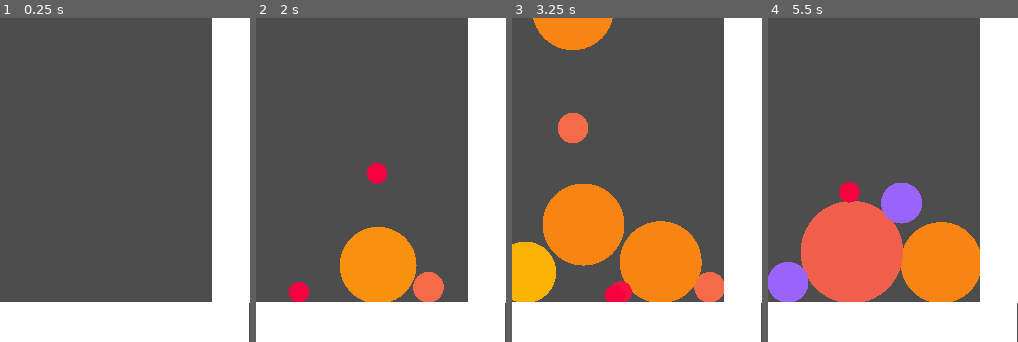
Above: before the commit, frames 1-4 (left to right).
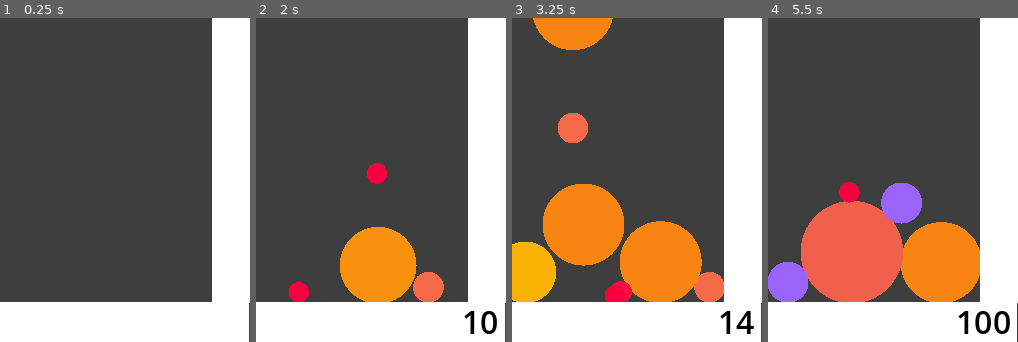
Above: after the commit, the same moments.

Repository: jamchen/melon_game
Game: Godot game, scene res://main.tscn
The game is run twice, just before and just after one commit, with the same random seed, the same clock (stepped at 60 frames per second) and the same inputs.
Inputs (mouse positions are % of the whole screen's width and height, from its top left):
- Up to frame 1 (0.25 s): no input
- Up to frame 2 (2 s): tap Enter at 0.5 s; move the mouse to (72, 45) at 0.52 s; hold I 0.53-1.28 s; click (72, 45) at 0.67 s; move the mouse to (30, 55) at 1.27 s; tap I at 1.35 s; click (30, 55) at 1.42 s
- Up to frame 3 (3.25 s): move the mouse to (60, 28) at 2.02 s; hold I 2.03-2.78 s; click (60, 28) at 2.17 s; move the mouse to (45, 70) at 2.77 s; tap I at 2.85 s; click (45, 70) at 2.92 s
- Up to frame 4 (5.5 s): move the mouse to (80, 65) at 3.52 s; hold I 3.53-4.28 s; click (80, 65) at 3.67 s; move the mouse to (20, 35) at 4.27 s; tap I at 4.35 s; click (20, 35) at 4.42 s; move the mouse to (55, 50) at 5.02 s; hold I from 5.03 s (still down); click (55, 50) at 5.17 s
The pictures show only the part of the screen within x 48-98%, y 49-99%; the shares and areas given below are measured in that part.

The runs differ from the first frame. In frame 2, 0.5% of the frame differs, in the area x 83-97%, y 90-98%; in frame 3, 0.4%; in frame 4, 0.7%, in the area x 76-97%, y 90-98%.

Commit message:
Scoring & attempted optimizations

Diff:
--- a/dropper.gd
+++ b/dropper.gd
@@ -1,6 +1,8 @@
 extends Node2D
 
 @onready var cursor : Node2D = $fruit_cursor
+@onready var score : Score = $"../ui/score"
+
 var level := 1
 const prefab := preload("res://fruit.tscn")
 var original_size : Vector2
@@ -11,6 +13,7 @@
 	original_size = cursor.scale
 
 func make_fruit():
+	score.end_combo()
 	var fruit := prefab.instantiate()
 	$"..".add_child(fruit)
 	fruit.global_position = cursor.global_position
--- a/fruit.gd
+++ b/fruit.gd
@@ -48,7 +48,7 @@
 	return pow(2.0, level_ - 1)
 
 func _ready():
-	if colors != baked_colors:
+	if false and colors != baked_colors:
 		print("[")
 		for c in colors:
 			print("\t\tColor", c, ",")
@@ -99,6 +99,8 @@
 		apply_impulse(-(node.global_position - global_position) * mass * 2)
 		cooldown = 0.1
 		level += 1
+		var score : Score = $"../ui/score"
+		score.add(level)
 		if level >= 12:
 			level = 11
 			cooldown = 1000
--- a/fruit.tscn
+++ b/fruit.tscn
@@ -18,6 +18,7 @@
 contact_monitor = true
 linear_damp = 1.0
 script = ExtResource("1_tr8mk")
+level = null
 colors = Array[Color]([Color(0.972549, 0, 0.247059, 1), Color(0.960784, 0.415686, 0.282353, 1), Color(0.603922, 0.39215 …(337 unchanged characters)…
 
 [node name="CollisionShape2D" type="CollisionShape2D" parent="."]
--- a/main.tscn
+++ b/main.tscn
@@ -1,9 +1,10 @@
-[gd_scene load_steps=12 format=3 uid="uid://bylfmehhedd51"]
+[gd_scene load_steps=15 format=3 uid="uid://bylfmehhedd51"]
 
 [ext_resource type="PackedScene" uid="uid://knwclft7rygx" path="res://wall.tscn" id="1_w1wyn"]
 [ext_resource type="PackedScene" uid="uid://bbklr6uje06n" path="res://kill_plane.tscn" id="2_sj07l"]
 [ext_resource type="Script" path="res://dropper.gd" id="3_n5jpi"]
 [ext_resource type="Script" path="res://fruit.gd" id="4_d0nrp"]
+[ext_resource type="Script" path="res://score.gd" id="5_ttot6"]
 
 [sub_resource type="RectangleShape2D" id="RectangleShape2D_efixp"]
 
@@ -20,6 +21,14 @@
 bounce = 0.15
 
 [sub_resource type="SphereMesh" id="SphereMesh_t5nl4"]
+
+[sub_resource type="SystemFont" id="SystemFont_ufdem"]
+resource_local_to_scene = true
+
+[sub_resource type="LabelSettings" id="LabelSettings_pf3cd"]
+font = SubResource("SystemFont_ufdem")
+font_size = 32
+font_color = Color(0, 0, 0, 1)
 
 [node name="Node2D" type="Node2D"]
 
@@ -269,3 +278,18 @@
 [node name="MeshInstance2D" type="MeshInstance2D" parent="deco/fruit11"]
 scale = Vector2(20, 20)
 mesh = SubResource("SphereMesh_t5nl4")
+
+[node name="ui" type="CanvasLayer" parent="."]
+follow_viewport_enabled = true
+
+[node name="score" type="Label" parent="ui"]
+offset_left = 59.0
+offset_top = 273.0
+offset_right = 232.0
+offset_bottom = 318.0
+text = "score: 1000"
+label_settings = SubResource("LabelSettings_pf3cd")
+horizontal_alignment = 2
+vertical_alignment = 1
+justification_flags = 0
+script = ExtResource("5_ttot6")
--- a/project.godot
+++ b/project.godot
@@ -14,7 +14,7 @@
 run/main_scene="res://main.tscn"
 config/features=PackedStringArray("4.2", "GL Compatibility")
 config/icon="res://icon.svg"
-config/build_datetime="2024-02-04T15:39:01"
+config/build_datetime="2024-02-04T17:19:18"
 
 [autoload]
 
@@ -33,6 +33,10 @@
 
 [rendering]
 
+textures/canvas_textures/default_texture_filter=0
 renderer/rendering_method="gl_compatibility"
 renderer/rendering_method.mobile="gl_compatibility"
 textures/vram_compression/import_etc2_astc=true
+shader_compiler/shader_cache/strip_debug=true
+anti_aliasing/screen_space_roughness_limiter/enabled=false
+environment/defaults/default_clear_color=Color(0.243137, 0.243137, 0.243137, 1)
--- /dev/null
+++ b/score.gd
@@ -0,0 +1,19 @@
+extends Label
+class_name Score
+
+var combo_counter := 1
+var score := 0
+
+func _ready():
+	text = ""
+
+func end_combo():
+	combo_counter = 1
+
+func add(val:  int):
+	combo_counter += 1
+	score += int(val * combo_counter)
+	write_score(score)
+
+func write_score(val: int):
+	text = str(int(val))
